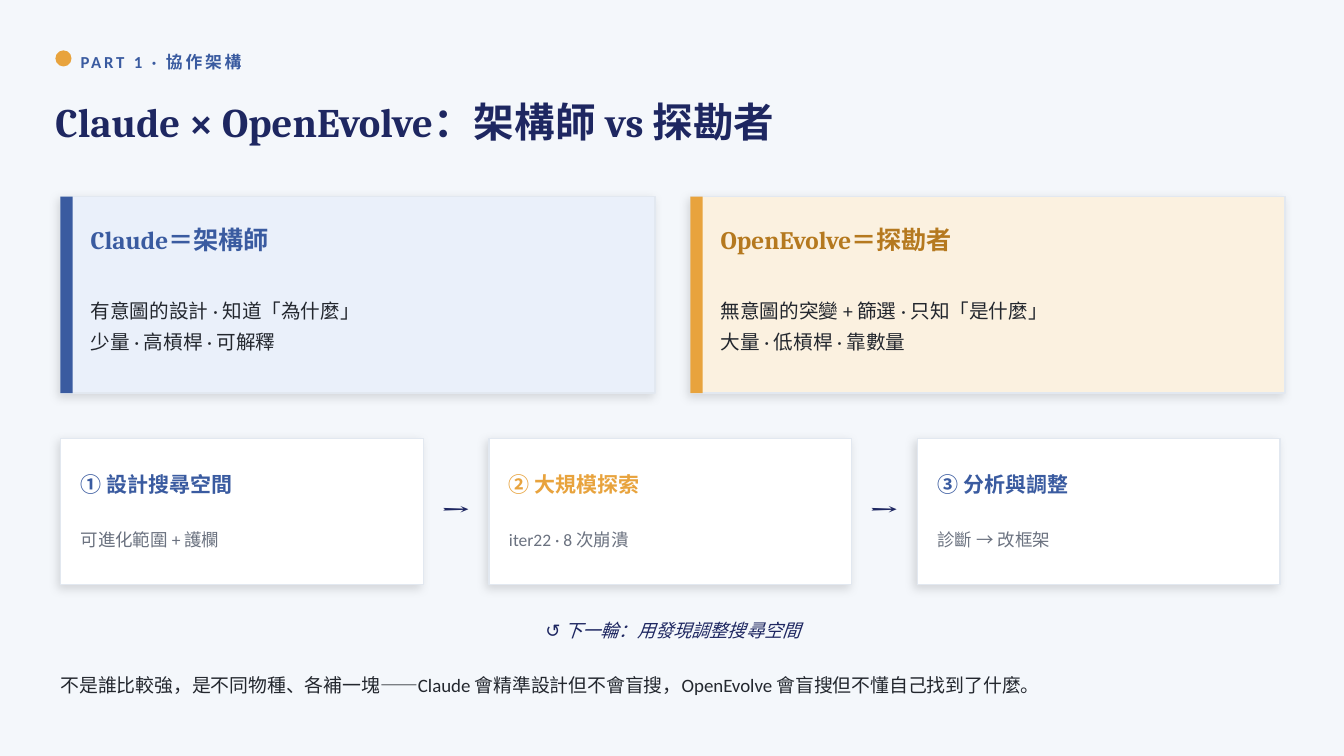
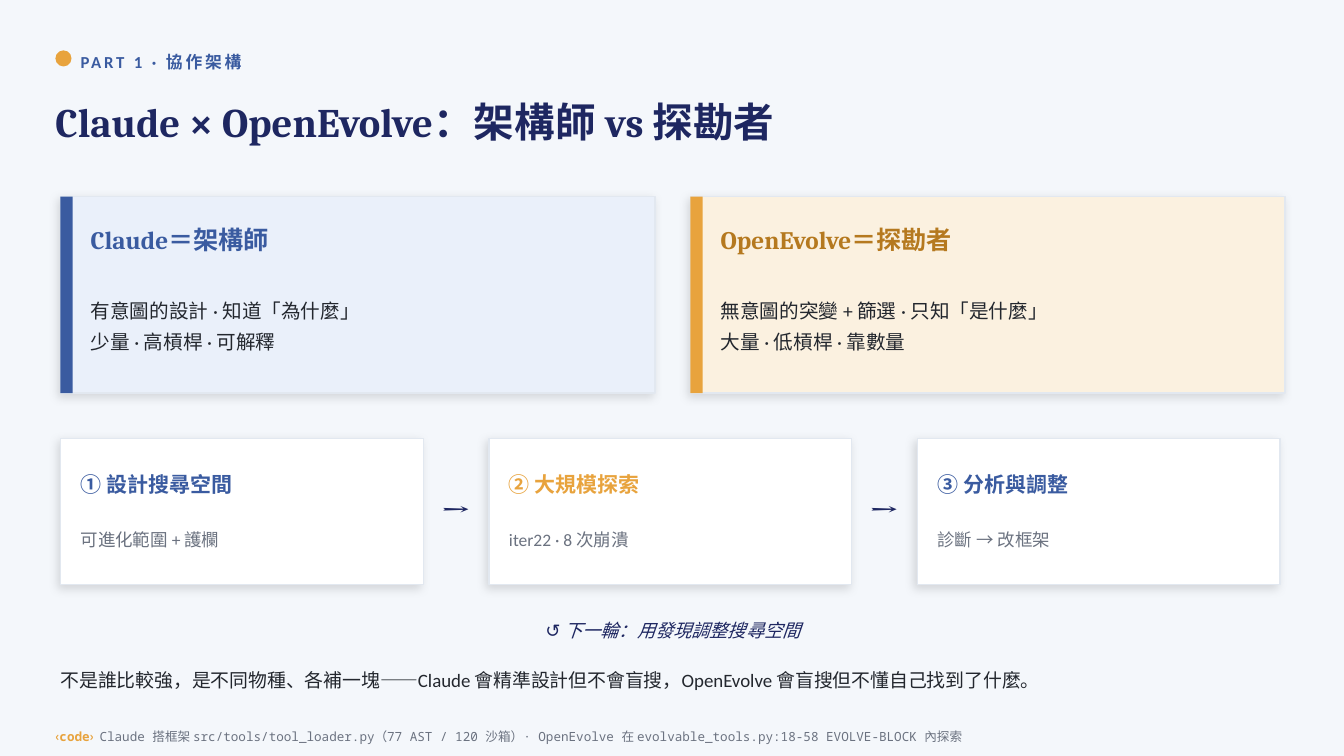
Before and after one commit to yuchieh/AgentSocietyChallenge_OpenEvolve, a slide deck: slide 6 of docs/slides/三層協作工作流_教學投影片.pptx. Drawn at 1344x756 pixels with LibreOffice and Linux fonts; fonts in the diff are those of the drawing. Boxes give left, top, right and bottom in pixels: in the first picture for what was removed or moved away, otherwise in the second. Text is boxed around its words. In the diff, an @@ line names an element or a change of style, - is before the commit and + after.

```diff
--- a/docs/slides/三層協作工作流_教學投影片.pptx
+++ b/docs/slides/三層協作工作流_教學投影片.pptx
@@ text "不是誰比較強，是不同物種、各補一塊——Claude 會精準設計但不會盲搜，OpenEvolve 會盲搜但不懂自己找到了什 ...": place and size @@
-text "不是誰比較強，是不同物種、各補一塊——Claude 會精準設計但不會盲搜，OpenEvolve 會盲搜但不懂自己找到了什 ..." at box(60, 676, 1040, 695)
+text "不是誰比較強，是不同物種、各補一塊——Claude 會精準設計但不會盲搜，OpenEvolve 會盲搜但不懂自己找到了什 ..." at box(60, 671, 1040, 690)
@@ text added at box(55, 730, 962, 744), 9 pt, text #6B7280 @@
+‹code› Claude 搭框架 src/tools/tool_loader.py（77 AST / 120 沙箱）· OpenEvolve 在 evolvable_tools.py:18-58 EVOLVE-BLOCK 內探索
```
Also in this commit, not shown: 25 other slides changed, 3 other files.
